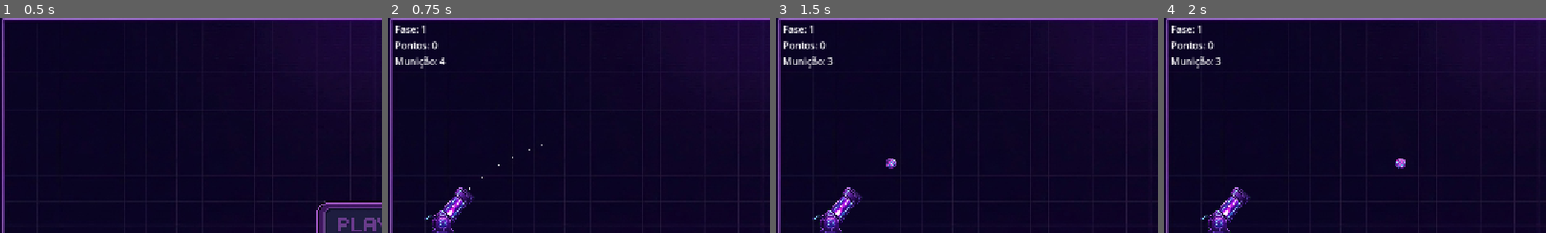
Above: before the commit, frames 1-4 (left to right).
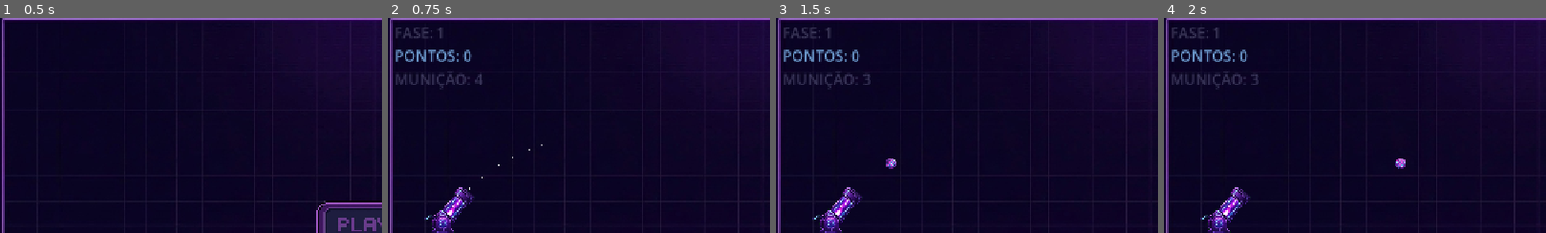
Above: after the commit, the same moments.

Repository: Zidan-09/Arc-Impact
Game: Godot game, scene res://screens/home.tscn
The game is run twice, just before and just after one commit, with the same random seed, the same clock (stepped at 60 frames per second) and the same inputs.
Inputs (mouse positions are % of the whole screen's width and height, from its top left):
- Up to frame 1 (0.5 s): no input
- Up to frame 2 (0.75 s): click (50, 50) at 0.5 s
- Up to frame 3 (1.5 s): click (92, 85) at 1.25 s
- Up to frame 4 (2 s): no input
The pictures show only the part of the screen within x 1-51%, y 2-52%; the shares and areas given below are measured in that part.

Frame 1 is identical in both runs. In frame 2, 1.9% of the frame differs, in the area x 2-25%, y 3-33%; in frame 3, 1.9%; in frame 4, 1.9%.

Commit message:
feat(hud): changed labels color and font size

Diff:
--- a/components/hud/hud.tscn
+++ b/components/hud/hud.tscn
@@ -4,6 +4,18 @@
 [ext_resource type="PackedScene" uid="uid://b5hbfx8760rd3" path="res://components/fire-button/fireButton.tscn" id="2_w10xe"]
 [ext_resource type="Script" uid="uid://bbxpspw35j74a" path="res://components/hud/hud.gd" id="3_hud"]
 [ext_resource type="PackedScene" uid="uid://byv27thwp3iq4" path="res://components/pause-button/PauseButton.tscn" id="4_sv0wr"]
+
+[sub_resource type="LabelSettings" id="LabelSettings_sv0wr"]
+font_size = 25
+font_color = Color(0.22745098, 0.21176471, 0.34117648, 1)
+
+[sub_resource type="LabelSettings" id="LabelSettings_guyy7"]
+font_size = 25
+font_color = Color(0.44705883, 0.6431373, 0.84705883, 1)
+
+[sub_resource type="LabelSettings" id="LabelSettings_eyox7"]
+font_size = 25
+font_color = Color(0.22352941, 0.20784314, 0.34509805, 1)
 
 [node name="Hud" type="Control" unique_id=2117122883]
 layout_mode = 3
@@ -30,14 +42,20 @@
 [node name="Level" type="Label" parent="Info/Column" unique_id=827370571]
 layout_mode = 2
 text = "Fase: 0"
+label_settings = SubResource("LabelSettings_sv0wr")
+uppercase = true
 
 [node name="Score" type="Label" parent="Info/Column" unique_id=417934894]
 layout_mode = 2
 text = "Pontos: 0"
+label_settings = SubResource("LabelSettings_guyy7")
+uppercase = true
 
 [node name="Ammo" type="Label" parent="Info/Column" unique_id=916773507]
 layout_mode = 2
 text = "Munição: 0"
+label_settings = SubResource("LabelSettings_eyox7")
+uppercase = true
 
 [node name="Controls" type="Control" parent="." unique_id=199311977]
 layout_mode = 1
